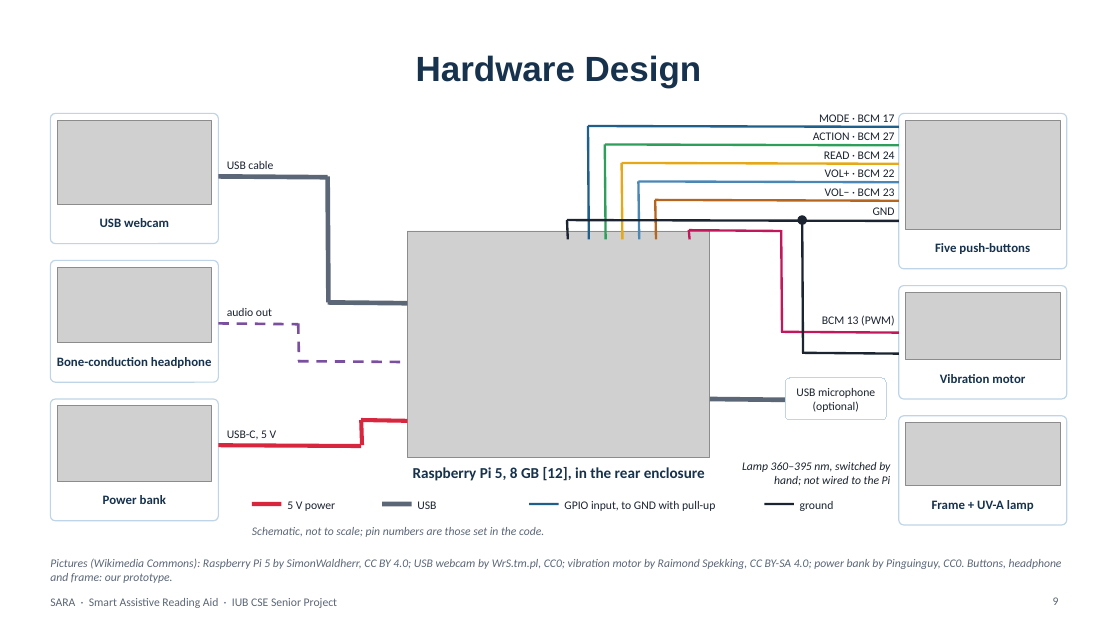
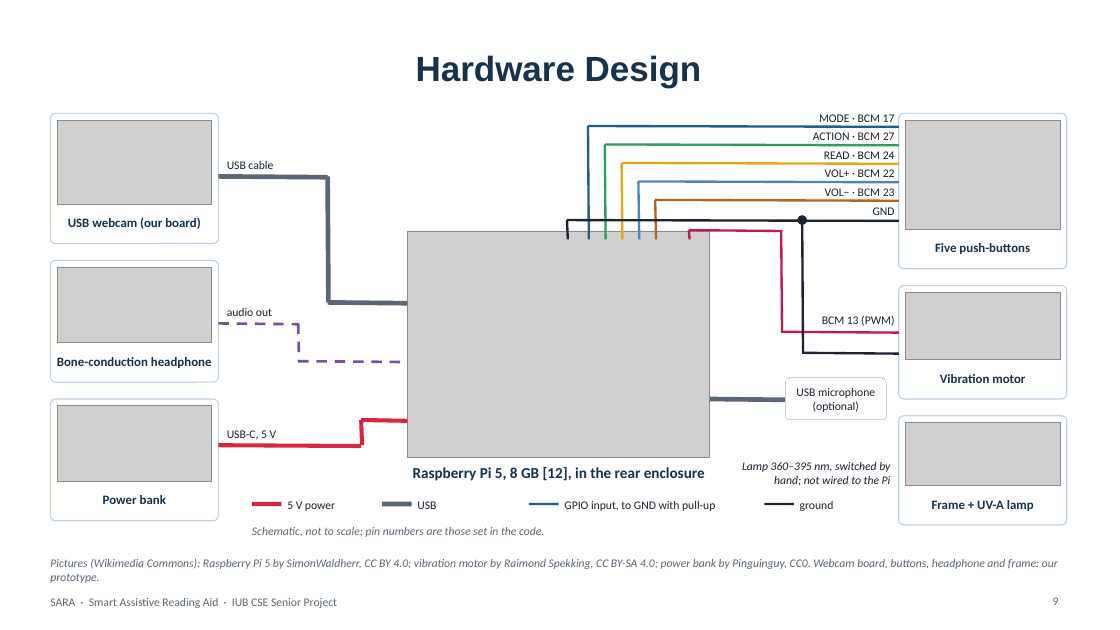
Before and after one commit to aflam330/Senior_project_wearable_glass_for_blind_people_using_ocr_and_ylo, a slide deck: slide 9 of Thesis Report and paper/thesis report/slides/SARA_Presentation.pptx. Drawn at 1120x630 pixels with LibreOffice and Linux fonts; fonts in the diff are those of the drawing; grey boxes stand for pictures; background and template pictures are left out. Boxes give left, top, right and bottom in pixels: in the first picture for what was removed or moved away, otherwise in the second. Text is boxed around its words. In the diff, an @@ line names an element or a change of style, - is before the commit and + after.

```diff
--- a/Thesis Report and paper/thesis report/slides/SARA_Presentation.pptx
+++ b/Thesis Report and paper/thesis report/slides/SARA_Presentation.pptx
@@ text at (68,217,200,229): text changed @@
-USB webcam
+USB webcam (our board)
@@ text at (50,558,1058,583): text changed @@
-Pictures (Wikimedia Commons): Raspberry Pi 5 by SimonWaldherr, CC BY 4.0; USB webcam by WrS.tm.pl, CC0; vibration motor by Raimond Spekking, CC BY-SA 4.0; power bank by Pinguinguy, CC0. Buttons, headphone and frame: our prototype.
+Pictures (Wikimedia Commons): Raspberry Pi 5 by SimonWaldherr, CC BY 4.0; vibration motor by Raimond Spekking, CC BY-SA 4.0; power bank by Pinguinguy, CC0. Webcam board, buttons, headphone and frame: our prototype.
```
Also in this commit, not shown: 6 other files.
